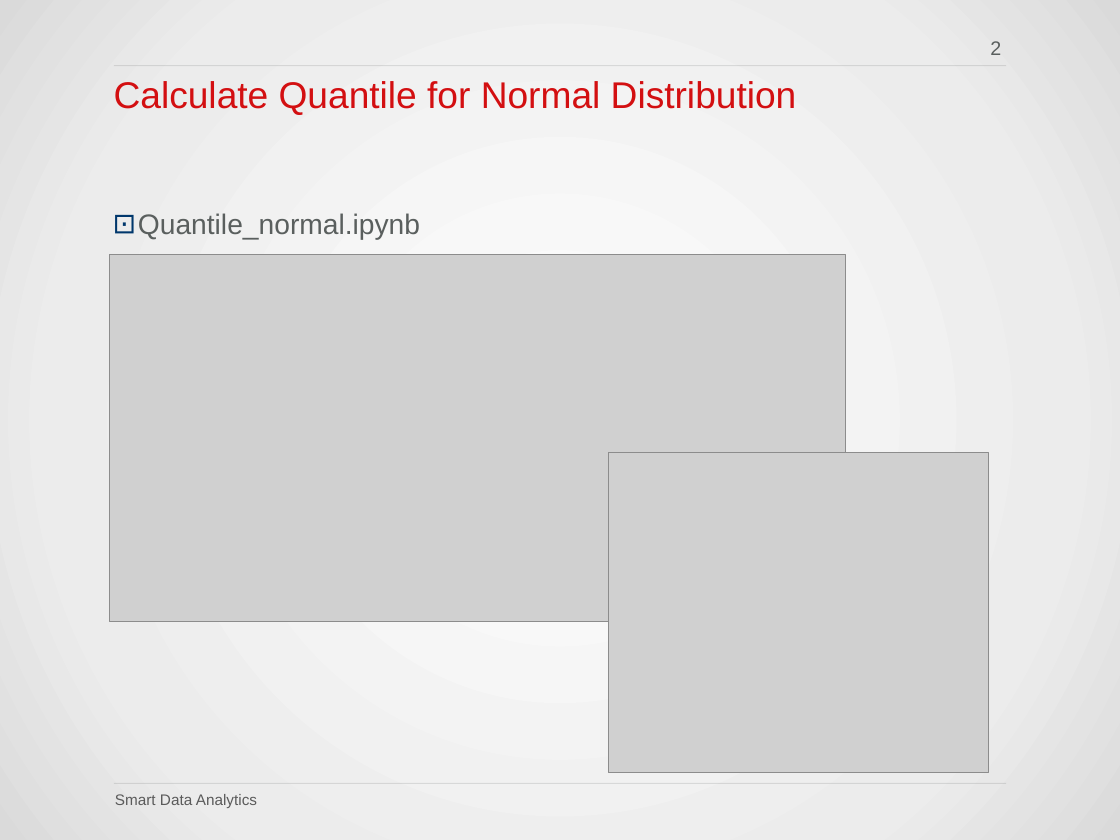
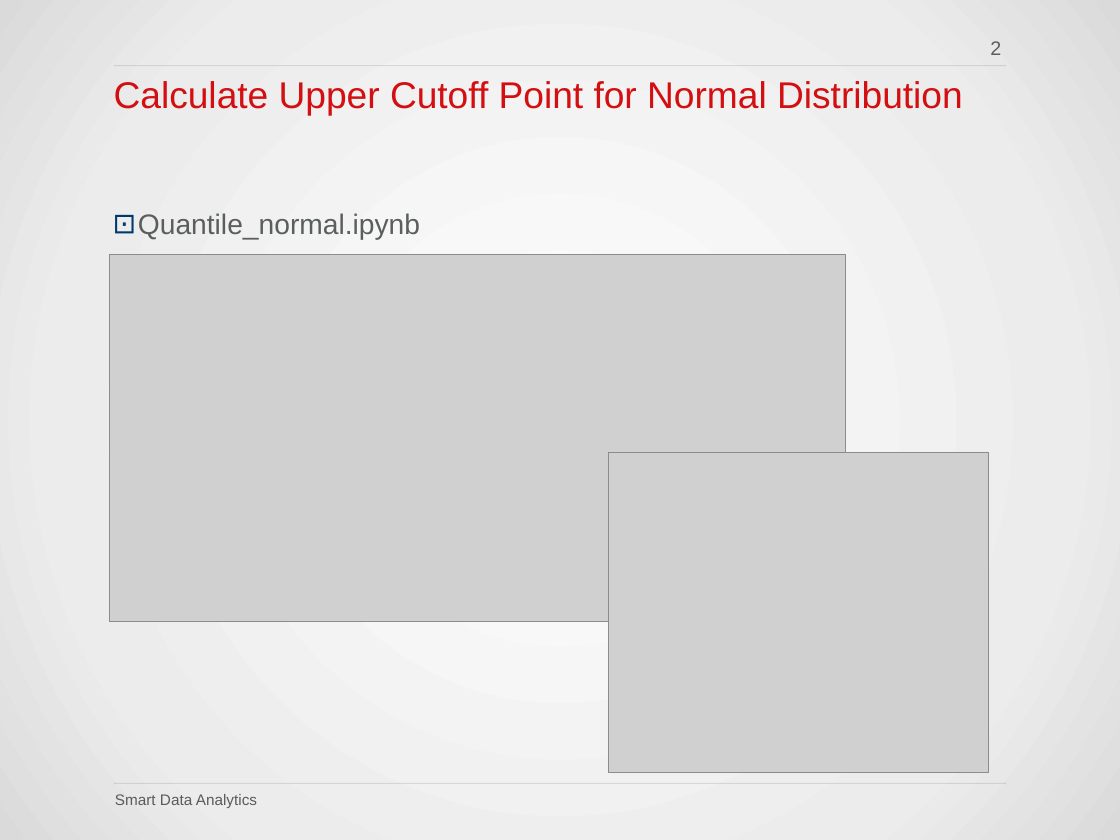
Before and after one commit to QuantLet/SDA_2020_NCTU, a slide deck: slide 2 of Susan/HW4_Upper Cutoff Point/2020 SDA I NCTU_0856706_HW4.pptx. Drawn at 1120x840 pixels with LibreOffice and Linux fonts; fonts in the diff are those of the drawing; grey boxes stand for pictures; background and template pictures are left out. Boxes give left, top, right and bottom in pixels: in the first picture for what was removed or moved away, otherwise in the second. Text is boxed around its words. In the diff, an @@ line names an element or a change of style, - is before the commit and + after.

```diff
--- a/Susan/HW4_Upper Cutoff Point/2020 SDA I NCTU_0856706_HW4.pptx
+++ b/Susan/HW4_Upper Cutoff Point/2020 SDA I NCTU_0856706_HW4.pptx
@@ title at (114,81,963,115): text changed @@
-Calculate Quantile for Normal Distribution
+Calculate Upper Cutoff Point for Normal Distribution
```
Also in this commit, not shown: 3 other slides changed.
